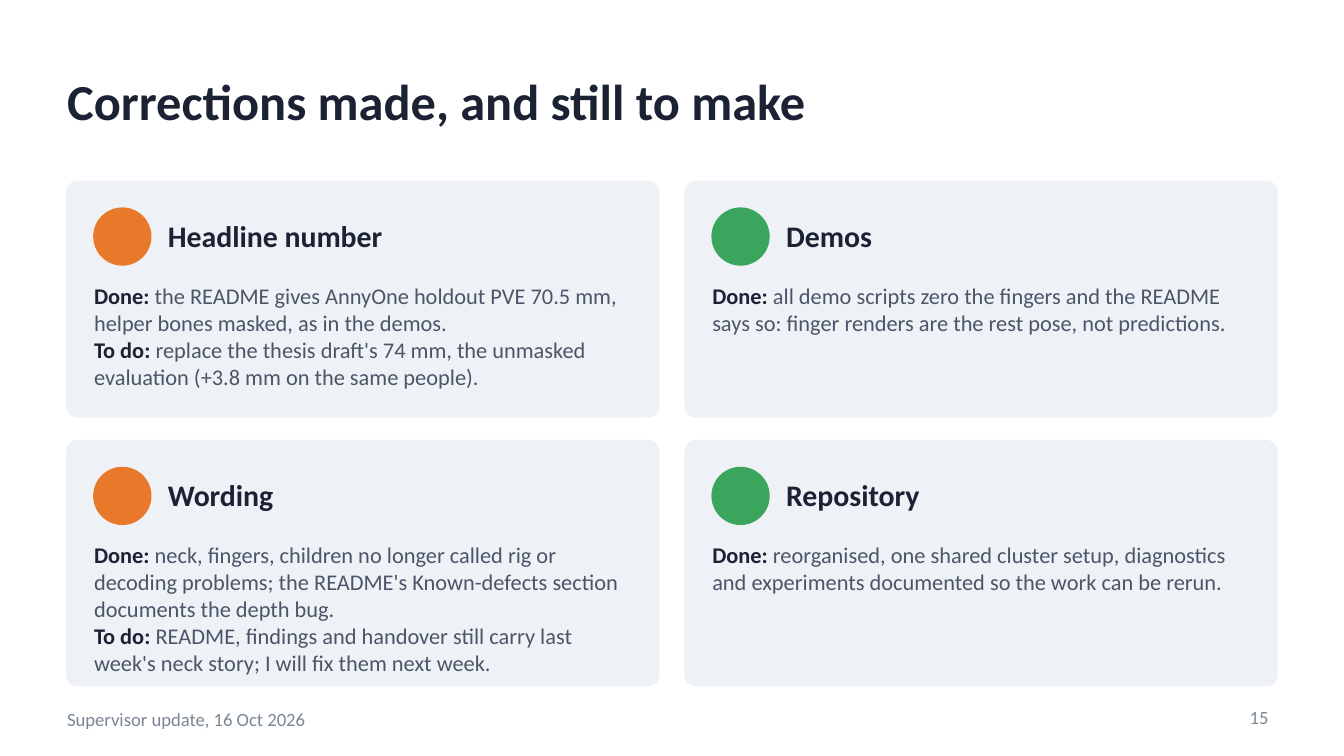
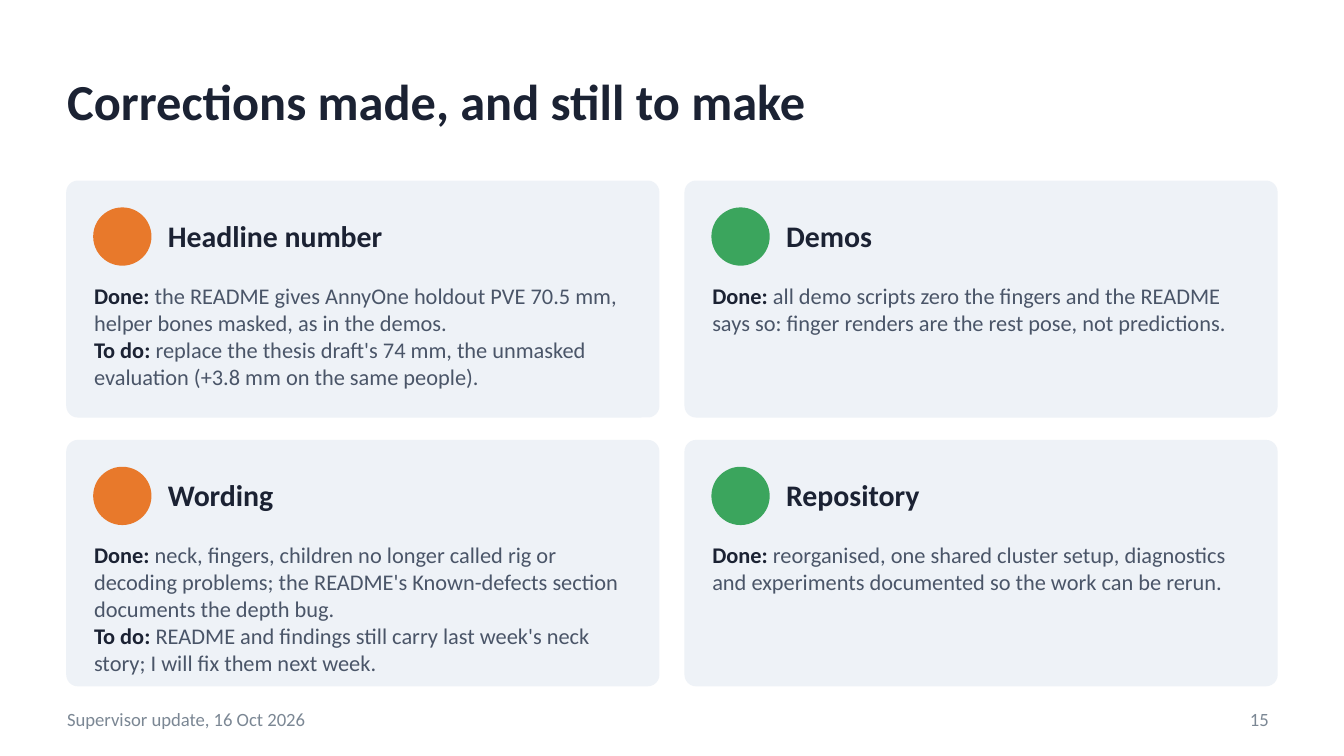
Before and after one commit to saadnajib/Multi-Person-Whole-Body-Human-Mesh-Recovery-in-a-Single-Shot-with-Annyone-dataset-and-3dpw-dataset, a slide deck: slide 15 of docs/supervisor_update_2026-10-16.pptx. Drawn at 1344x756 pixels with LibreOffice and Linux fonts; fonts in the diff are those of the drawing. Boxes give left, top, right and bottom in pixels: in the first picture for what was removed or moved away, otherwise in the second. Text is boxed around its words. In the diff, an @@ line names an element or a change of style, - is before the commit and + after.

```diff
--- a/docs/supervisor_update_2026-10-16.pptx
+++ b/docs/supervisor_update_2026-10-16.pptx
@@ text at bbox=[94, 628, 589, 675]: text changed @@
-To do: README, findings and handover still carry last week's neck story; I will fix them next week.
+To do: README and findings still carry last week's neck story; I will fix them next week.
@@ page number at bbox=[1250, 714, 1269, 726]: vertical alignment top to middle @@
```
Also in this commit, not shown: 3 other slides changed, 6 other files.
